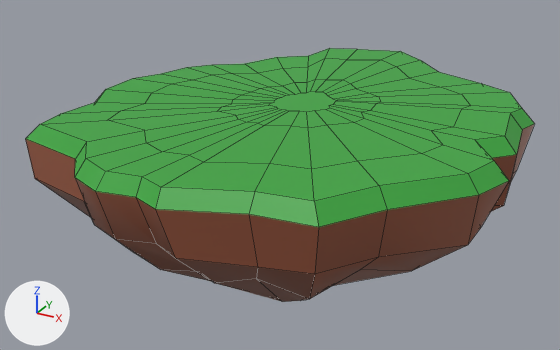
A saved change to the Blender file Assets/Models/model/Ground.blend.
Before and after are seen from a 50 mm lens placed at (16.9, -32.9, 17.7), pointed at (-2.4, 2.3, 0.1). Every picture has the same lights, and +X, +Y and +Z are marked at lower left. Mesh edges are drawn as thin lines.

The older version as bpy lines, for what is in view:
```python
me_cylinder = bpy.data.meshes.new('Cylinder')
me_cylinder.from_pydata(...)  # 289 vertices, 289 faces; spans x -12.6..10.8, y -10.6..15.7, z -6.4..4.7
me_cylinder.polygons.foreach_set('use_smooth', [True] * 289)
# faces by material slot: [160, 129]
me_cylinder.materials.append(mat_material)  # brown #95553e
me_cylinder.materials.append(mat_material_001)  # green #3ba83e
ob_cylinder = bpy.data.objects.new('Cylinder', me_cylinder)
ob_cylinder.location = (0.0, 0.0, 0.0)
```
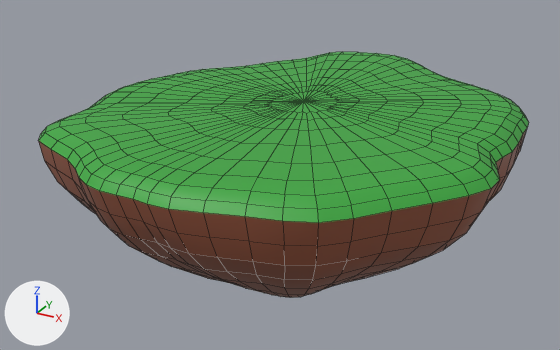
Diff of the bpy script that builds the scene:
```diff
--- a/Assets/Models/model/Ground.blend.py
+++ b/Assets/Models/model/Ground.blend.py
@@ me_cylinder @@
 me_cylinder.from_pydata(...)  # 289 vertices, 289 faces; spans x -12.6..10.8, y -10.6..15.7, z -6.4..4.7
 # used by ob_cylinder; location = (0.0, 0.0, 0.0)
+# me_cylinder part 1: creased or bevel-weighted edges go from 0 to 32
 me_cylinder.materials.append(mat_material)
@@ ob_cylinder @@
 ob_cylinder.location = (0.0, 0.0, 0.0)
+_m = ob_cylinder.modifiers.new('Subdivision', 'SUBSURF')
+_m.render_levels = 1
```

Location of each change, [x1, y1, x2, y2] in pixels of the pictures (560 x 350 px):
'Cylinder', shading changed, modifiers changed: before [25, 48, 534, 302]; after [38, 52, 529, 298]
